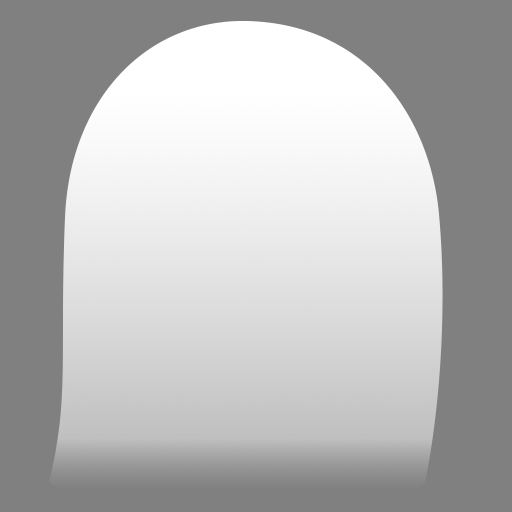
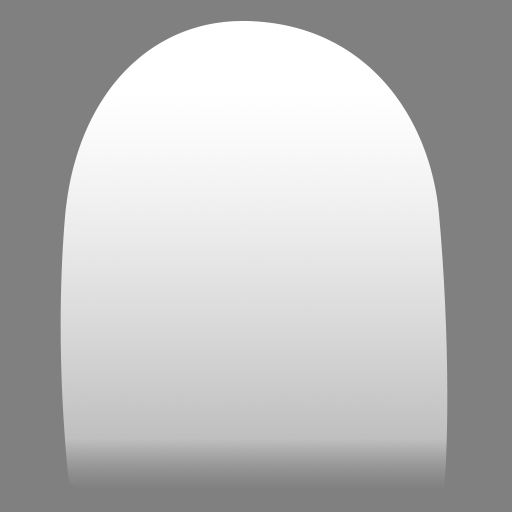
Two versions of the same layered image (512 x 512). Layer-by-layer changes:
hid "Layer 7 copy 4", painted on it over [49, 20, 443, 487]
showed "Layer 7 copy 2" over [60, 20, 448, 487]
